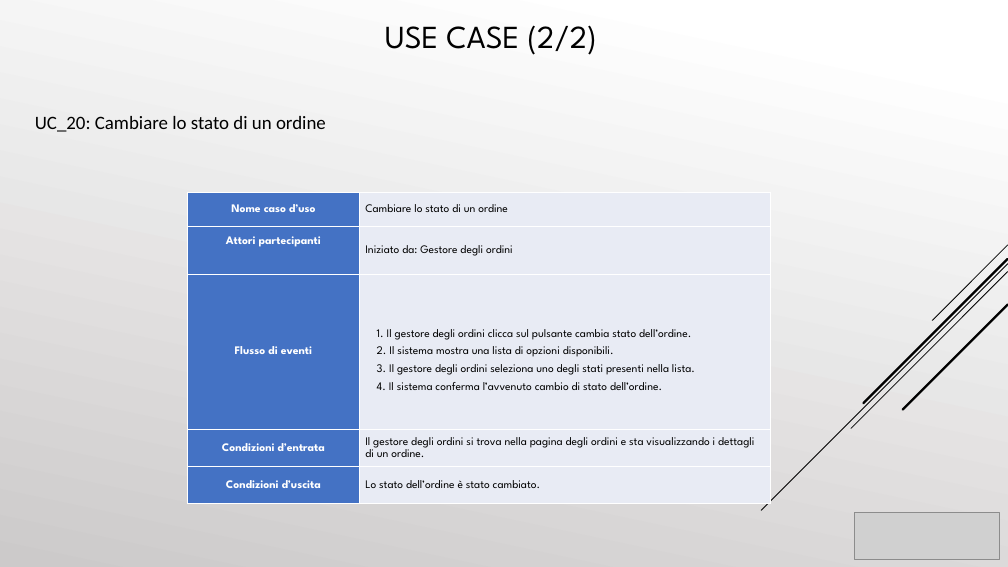
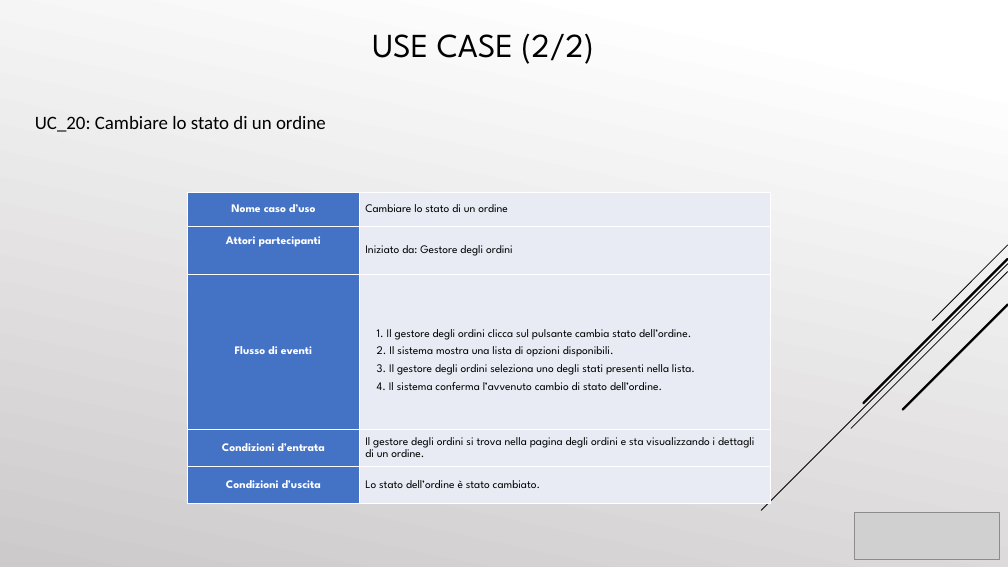
Before and after one commit to cosimob28/GamesHub, a slide deck: slide 12 of Work in progress/Presentazione/GamesHub.pptx. Drawn at 1008x567 pixels with LibreOffice and Linux fonts; fonts in the diff are those of the drawing; grey boxes stand for pictures. Boxes give left, top, right and bottom in pixels: in the first picture for what was removed or moved away, otherwise in the second. Text is boxed around its words. In the diff, an @@ line names an element or a change of style, - is before the commit and + after.

```diff
--- a/Work in progress/Presentazione/GamesHub.pptx
+++ b/Work in progress/Presentazione/GamesHub.pptx
@@ text "USE CASE (2/2)": place and size @@
-text "USE CASE (2/2)" at box(385, 25, 596, 55)
+text "USE CASE (2/2)" at box(372, 33, 594, 64)
@@ text "USE CASE (2/2)" at box(372, 33, 594, 64): size 30.6 to 32 pt @@
```
Also in this commit, not shown: 44 other slides changed, 8 slides added, 5 slides removed.
